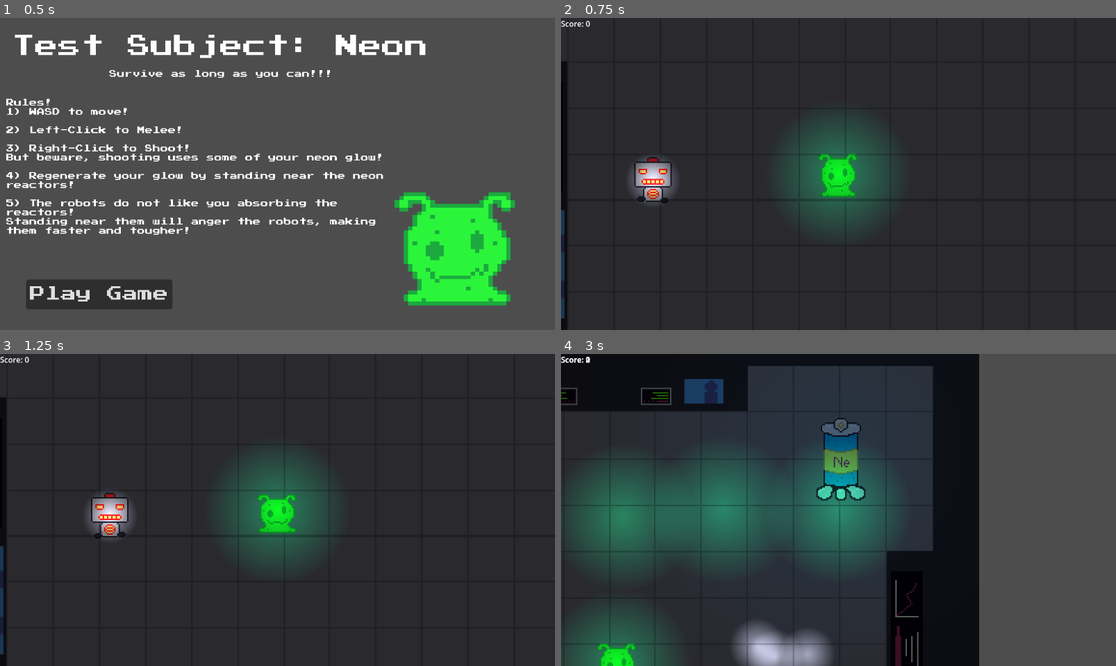
Above: before the commit, frames 1-4 (two rows, left to right).
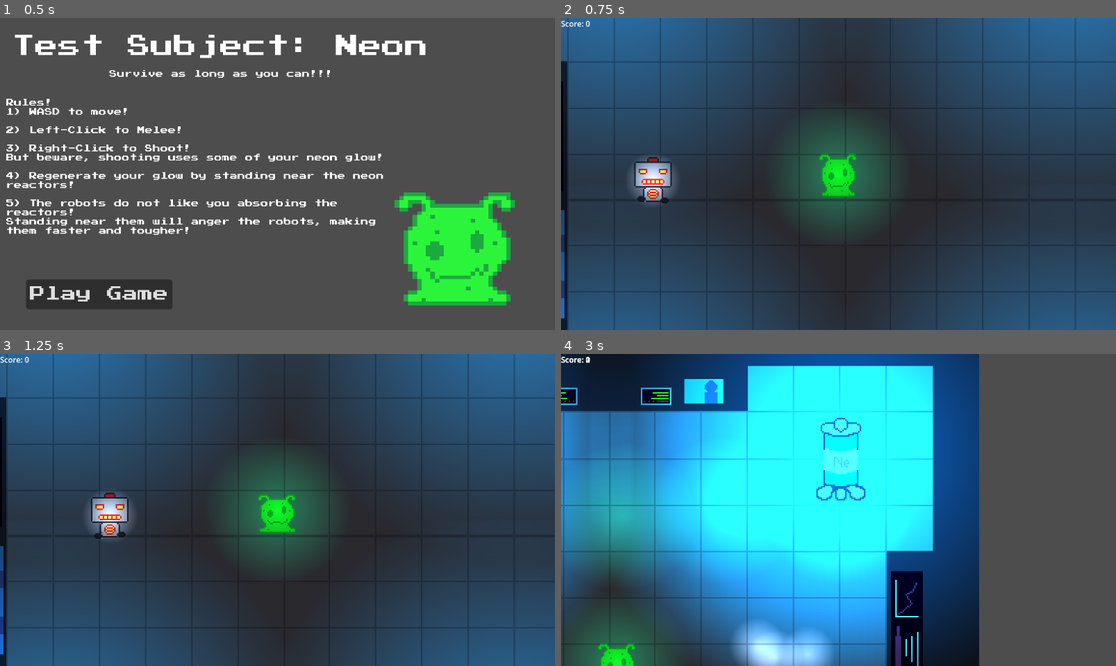
Above: after the commit, the same moments.

Repository: ACM-Game-Dev/FullyhacksSpring2024
Game: Godot game, scene res://start_menu.tscn
Two runs of this game, one before a commit and one after it. Both use one fixed random seed, a clock stepped at 60 frames per second and the inputs below.
Inputs (mouse positions are in pixels of both pictures, inside the frame that each line leads up to):
- Up to frame 1 (0.5 s): no input
- Up to frame 2 (0.75 s): click "Play Game" at 0.5 s
- Up to frame 3 (1.25 s): no input
- Up to frame 4 (3 s): tap Enter at 1.25, 2, 2.75 s; move the mouse to (960, 494) at 1.27 s; hold D (move_right) 1.28-2.03 s; click (960, 494) at 1.42 s; move the mouse to (727, 525) at 2.02 s; hold W (move_down) 2.03-2.78 s; move the mouse to (894, 441) at 2.77 s; hold D (move_right) from 2.78 s (still down)

Frame 1 is identical in both runs. In frame 2, 63% of the frame differs, in the area x 0-100%, y 0-100%; in frame 3, 63%; in frame 4, 69%, in the area x 0-76%, y 0-100%.

Commit message:
Reversed glow of spires

Diff:
--- a/FullyHacks/Spire2D.gd
+++ b/FullyHacks/Spire2D.gd
@@ -20,14 +20,14 @@
 # Called every frame. 'delta' is the elapsed time since the previous frame.
 func _process(delta):
 	charge = clamp(charge, 0, MAX_CHARGE)
-	$PointLight2D.energy = charge /75.0
+	$PointLight2D.energy = 1 - charge / 100
 	#print("Collective Charge:", str(global.collective_charge))
 
 func _on_body_entered(body):
 	if body.has_method("gain_energy"):
 		player = body
 		charging = true
-		%AudioStreamPlayer2D.stream = load("res://Art/Retro Charge StereoUP 12.wav")
+		%AudioStreamPlayer2D.stream = load("res://Art/Retro Charge Off StereoUP 02.wav")
 		%AudioStreamPlayer2D.play()
 		prox.emit()
 		print("Player Entered, Charging Up!")
@@ -38,7 +38,7 @@
 		if charge < MAX_CHARGE:
 			charge += CHARGE_RATE
 			global_charge += CHARGE_RATE
-		player.gain_energy(2)
+			player.gain_energy(2)
 
 	if not charging and charge > 0:
 		charge -= CHARGE_FALLOFF_RATE
@@ -46,7 +46,7 @@
 
 func _on_body_exited(body):
 	if body.has_method("gain_energy"):
-		%AudioStreamPlayer2D.stream = load("res://Art/Retro Charge Off StereoUP 02.wav")
+		%AudioStreamPlayer2D.stream = load("res://Art/Retro Charge StereoUP 12.wav")
 		%AudioStreamPlayer2D.play()
 		charging = false
 		print("Charging Stopped!")
